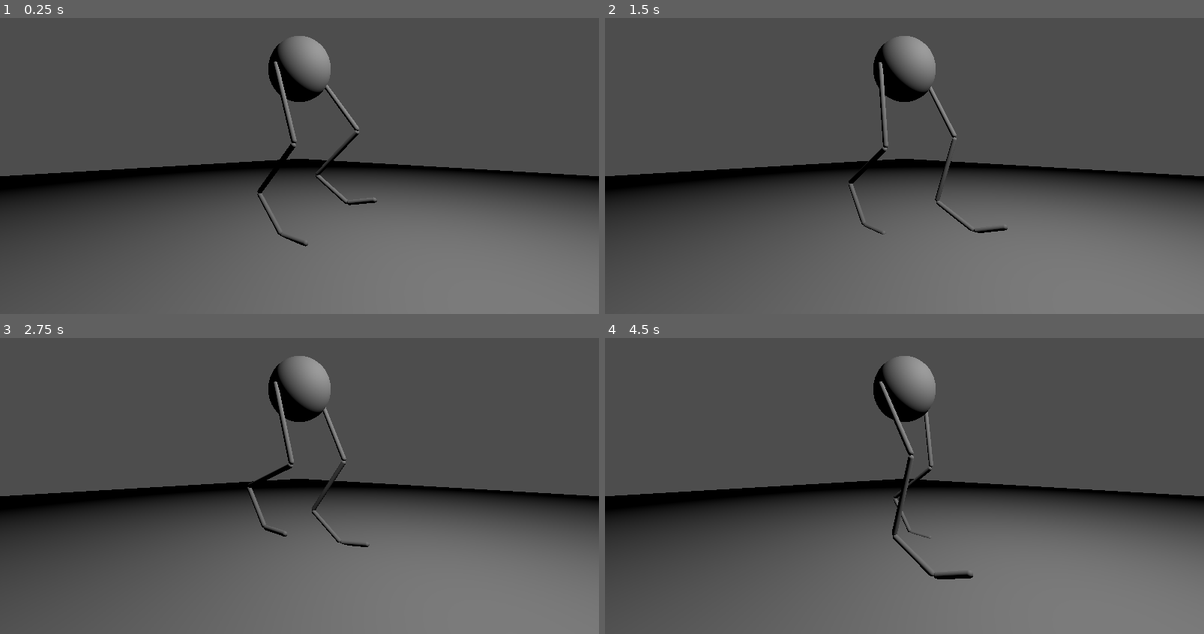
Above: before the commit, frames 1-4 (two rows, left to right).
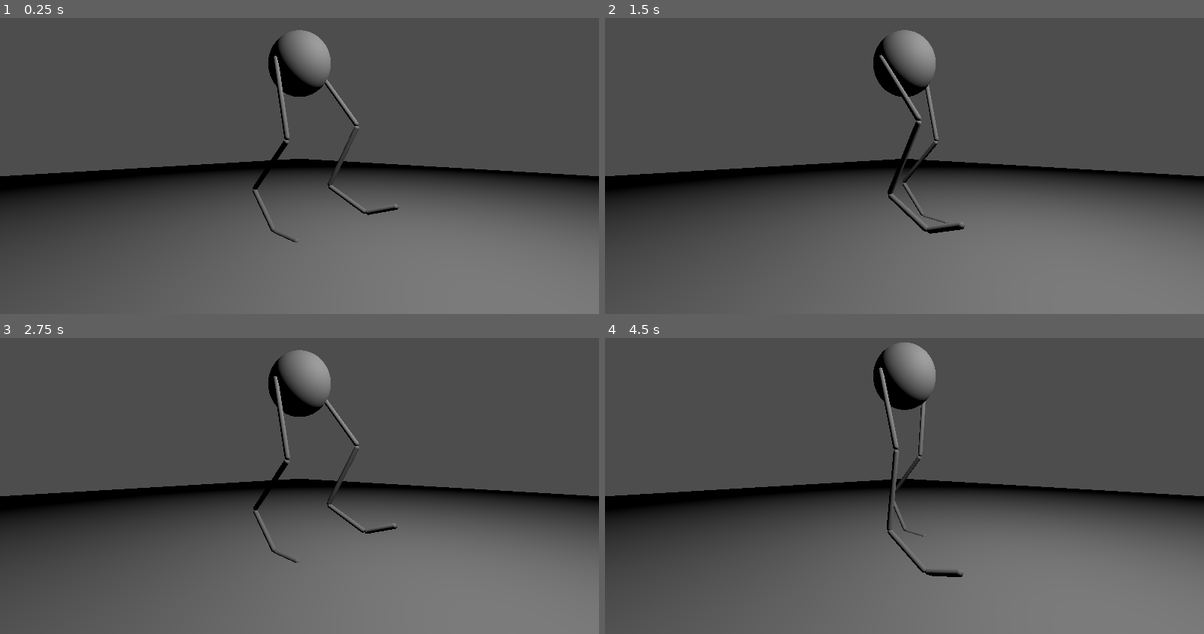
Above: after the commit, the same moments.

Repository: jehoz/legs-and-gaits
Game: Godot game, scene res://scenes/default.tscn
The game is run twice, just before and just after one commit, with the same random seed, the same clock (stepped at 60 frames per second) and the same inputs.
Inputs:
- Up to frame 1 (0.25 s): no input
- Up to frame 2 (1.5 s): no input
- Up to frame 3 (2.75 s): no input
- Up to frame 4 (4.5 s): no input

The runs differ from the first frame. In frame 1, 1.7% of the frame differs, in the area x 42-67%, y 4-78%; in frame 2, 2.0%; in frame 3, 1.7%; in frame 4, 2.6%, in the area x 44-62%, y 1-82%.

Commit message:
Propagate speed and phase info down blueprint. Bounce body segment. Other stuff probably, i forget

Diff:
--- a/scenes/default.tscn
+++ b/scenes/default.tscn
@@ -12,16 +12,18 @@
 metatarsal_length = 0.3
 toe_length = 0.2
 heel_elevation = 0.8
+leg_type = 1
 
 [sub_resource type="Resource" id="Resource_7xwdi"]
 script = ExtResource("3_yjyq1")
 radius = 0.2
 leg_blueprint = SubResource("Resource_4swe1")
-leg_phase_offset = 0
 
 [sub_resource type="Resource" id="Resource_0glcd"]
 script = ExtResource("4_kntse")
 body_segments = Array[ExtResource("3_yjyq1")]([SubResource("Resource_7xwdi")])
+speed = 2.5
+leg_pair_phase_difference = 1.5708
 
 [sub_resource type="QuadMesh" id="QuadMesh_kebb5"]
 size = Vector2(10, 10)
--- a/scripts/blueprint/body_segment_blueprint.gd
+++ b/scripts/blueprint/body_segment_blueprint.gd
@@ -2,4 +2,7 @@
 
 @export var radius: float = 0.2
 @export var leg_blueprint: LegBlueprint = null
-@export var leg_phase_offset = 0
+
+# populated by parent blueprint
+var _speed: float = 1.0
+var _phase_offset: float = 0
--- a/scripts/blueprint/creature_blueprint.gd
+++ b/scripts/blueprint/creature_blueprint.gd
@@ -1,3 +1,7 @@
 class_name CreatureBlueprint extends Resource
 
 @export var body_segments: Array[BodySegmentBlueprint] = []
+@export var speed: float = 1.0
+
+## Difference in oscillator phases between front and back legs
+@export var leg_pair_phase_difference = PI/2
--- a/scripts/blueprint/leg_blueprint.gd
+++ b/scripts/blueprint/leg_blueprint.gd
@@ -5,3 +5,10 @@
 @export var metatarsal_length: float = 0.3
 @export var toe_length: float = 0.2
 @export var heel_elevation: float = 0.8
+
+enum LegType {LEG_FRONT, LEG_BACK}
+@export var leg_type: LegType = LegType.LEG_BACK
+
+# populated by parent blueprint
+var _speed: float = 1.0
+var _phase_offset: float = 0
--- a/scripts/body_segment.gd
+++ b/scripts/body_segment.gd
@@ -2,6 +2,7 @@
 
 @export var radius: float = 0.2
 
+var oscillator: Oscillator = null
 var leg_l: Leg = null
 var leg_r: Leg = null
 
@@ -10,16 +11,24 @@
 func _init(blueprint: BodySegmentBlueprint):
 	radius = blueprint.radius
 	if blueprint.leg_blueprint != null:
-		leg_l = Leg.new(blueprint.leg_blueprint, blueprint.leg_phase_offset)
+		blueprint.leg_blueprint._speed = blueprint._speed
+		blueprint.leg_blueprint._phase_offset = blueprint._phase_offset
+
+		leg_l = Leg.new(blueprint.leg_blueprint)
 		leg_l.name = "Leg L"
 		add_child(leg_l)
-		leg_r = Leg.new(blueprint.leg_blueprint, blueprint.leg_phase_offset+PI)
+
+		leg_r = Leg.new(blueprint.leg_blueprint, PI)
 		leg_l.name = "Leg R"
 		add_child(leg_r)
 
+		oscillator = Oscillator.new(2 * blueprint._speed, blueprint._phase_offset + 0.93)
+		oscillator.name = "Oscillator"
+		add_child(oscillator)
+
 func _ready():
 	if leg_l != null:
-		resting_height = leg_l.max_length() * 0.85
+		resting_height = leg_l.max_length() * 0.9
 		leg_l.position.x = -radius
 
 	if leg_r != null:
@@ -32,3 +41,6 @@
 	add_child(mesh)
 
 	position.y = resting_height
+
+func _process(delta):
+	position.y = resting_height - 0.025 * oscillator.asymmetric(1.0)
--- a/scripts/creature.gd
+++ b/scripts/creature.gd
@@ -5,11 +5,21 @@
 var body_segments: Array[BodySegment] = []
 
 func _enter_tree():
-	if blueprint != null:
-		var i = 0
-		for segment_blueprint in blueprint.body_segments:
-			var bs = BodySegment.new(segment_blueprint)
-			bs.name = "BodySegment" + str(i)
-			add_child(bs)
-			body_segments.append(bs)
-			i += 1
+	if blueprint == null:
+		return
+
+	blueprint.connect("changed", propagate_blueprint_changes)
+
+	var i = 0
+	for segment_blueprint in blueprint.body_segments:
+		segment_blueprint._speed = blueprint.speed
+		segment_blueprint._phase_offset = i * blueprint.leg_pair_phase_difference
+		var bs = BodySegment.new(segment_blueprint)
+		bs.name = "BodySegment" + str(i)
+		add_child(bs)
+		body_segments.append(bs)
+		i += 1
+
+func propagate_blueprint_changes():
+	if blueprint == null:
+		return
--- a/scripts/leg.gd
+++ b/scripts/leg.gd
@@ -8,8 +8,7 @@
 @export var toe_length: float = 0.2
 @export var heel_elevation: float = 0.8
 
-enum LegType {LEG_FRONT, LEG_BACK}
-@export var leg_type: LegType = LegType.LEG_BACK
+@export var leg_type: LegBlueprint.LegType = LegBlueprint.LegType.LEG_BACK
 
 var foot_target: Node3D = null
 var oscillator: Oscillator = null
@@ -19,7 +18,7 @@
 var metatarsal: Node3D = null
 var toe: Node3D = null
 
-func _init(blueprint: LegBlueprint, phase_offset: float):
+func _init(blueprint: LegBlueprint, phase_offset: float = 0):
 	# copy values from blueprint
 	femur_length = blueprint.femur_length
 	tibia_length = blueprint.tibia_length
@@ -28,7 +27,7 @@
 	heel_elevation = blueprint.heel_elevation
 
 	if oscillator == null:
-		oscillator = Oscillator.new(1.0, phase_offset)
+		oscillator = Oscillator.new(blueprint._speed, blueprint._phase_offset + phase_offset)
 		oscillator.name = "Oscillator"
 		add_child(oscillator)
 	if foot_target == null:
--- a/scripts/oscillator.gd
+++ b/scripts/oscillator.gd
@@ -5,8 +5,8 @@
 
 var elapsed_seconds : float = 0.0
 
-func _init(frequency: float = 1.0, phase_offset: float = 0):
-	self.frequency = frequency
+func _init(freq: float = 1.0, phase_offset: float = 0):
+	self.frequency = freq
 	self.phase = phase_offset
 
 func _process(delta):
